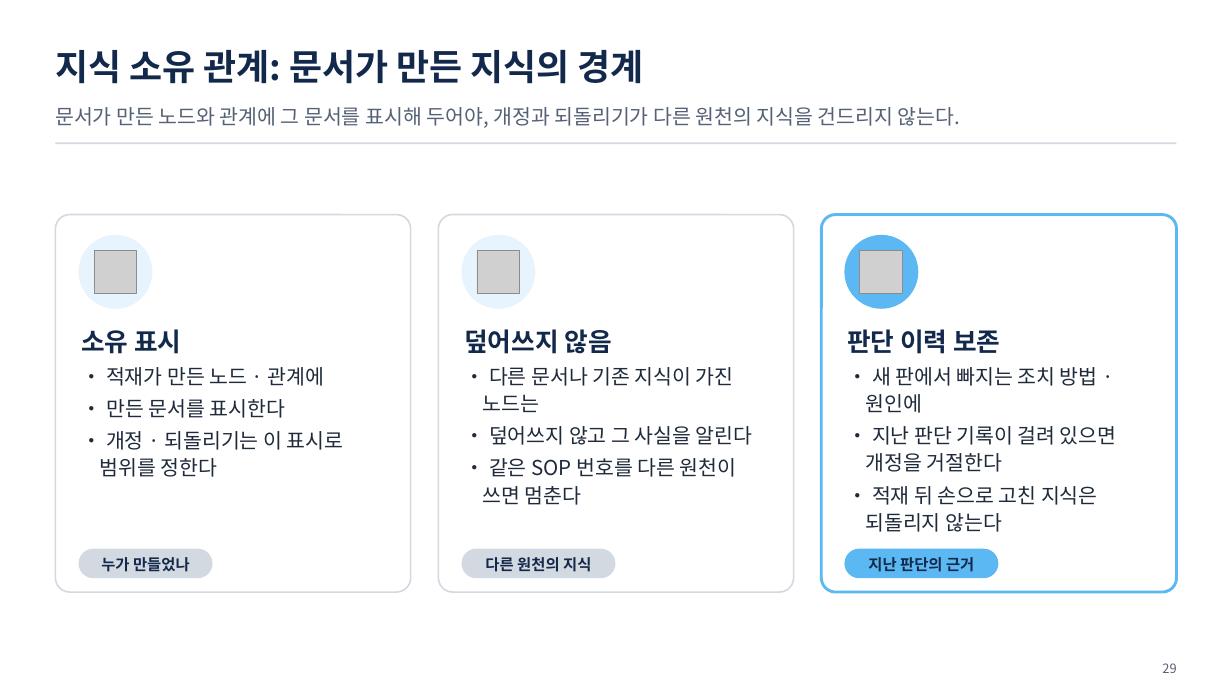
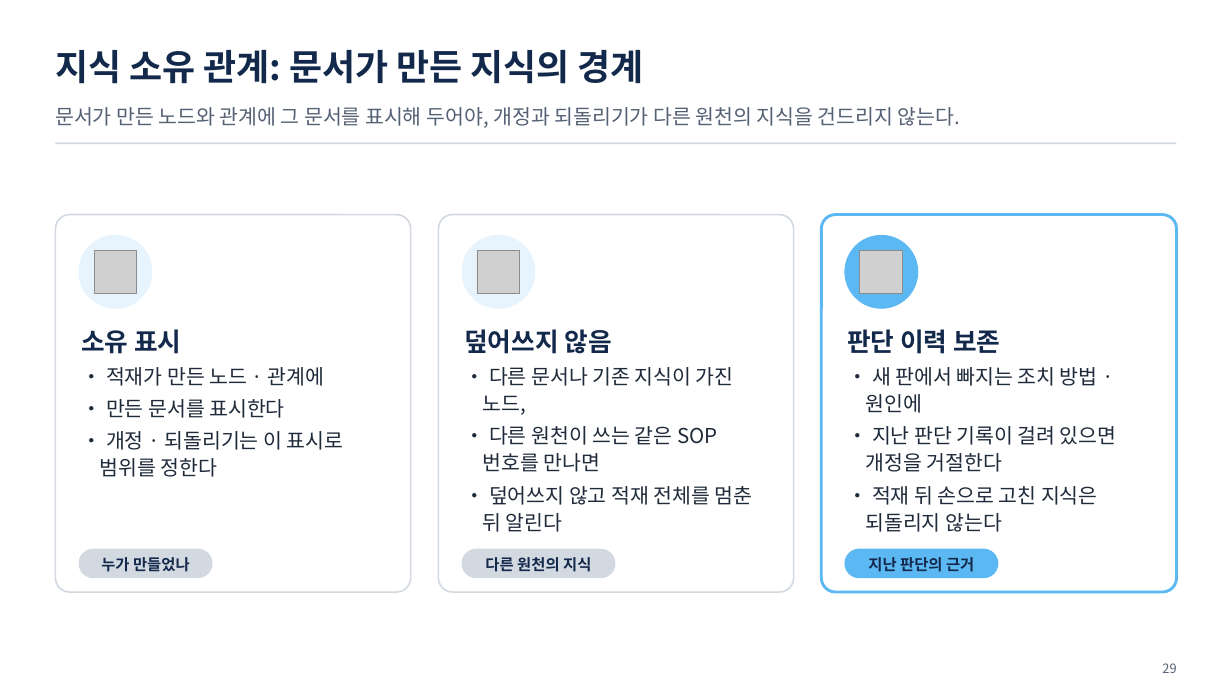
Before and after one commit to uengine-oss/hyd-iot-edu, a slide deck: slide 29 of 산출물/통합반/이론/04회차/통합반_04일차.pptx. Drawn at 1232x693 pixels with LibreOffice and Linux fonts; fonts in the diff are those of the drawing; grey boxes stand for pictures. Boxes give left, top, right and bottom in pixels: in the first picture for what was removed or moved away, otherwise in the second. Text is boxed around its words. In the diff, an @@ line names an element or a change of style, - is before the commit and + after.

```diff
--- a/산출물/통합반/이론/04회차/통합반_04일차.pptx
+++ b/산출물/통합반/이론/04회차/통합반_04일차.pptx
@@ text at box(483, 367, 753, 532): text changed @@
-• 다른 문서나 기존 지식이 가진 노드는
-• 덮어쓰지 않고 그 사실을 알린다
-• 같은 SOP 번호를 다른 원천이 쓰면 멈춘다
+• 다른 문서나 기존 지식이 가진 노드,
+• 다른 원천이 쓰는 같은 SOP 번호를 만나면
+• 덮어쓰지 않고 적재 전체를 멈춘 뒤 알린다
```
Also in this commit, not shown: 32 other slides changed, 1 slide added, 5 other files.
